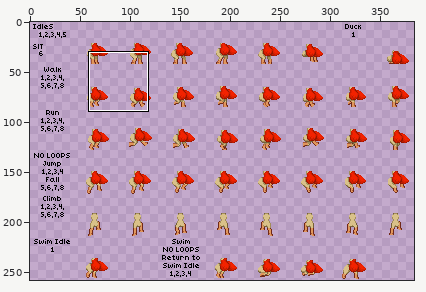
Edited in one commit: sprite sheet (humanoid/hylotl/femalebody.png). The picture above shows the old version from afar; the outline marks the close-up.
Close-up. As it was:
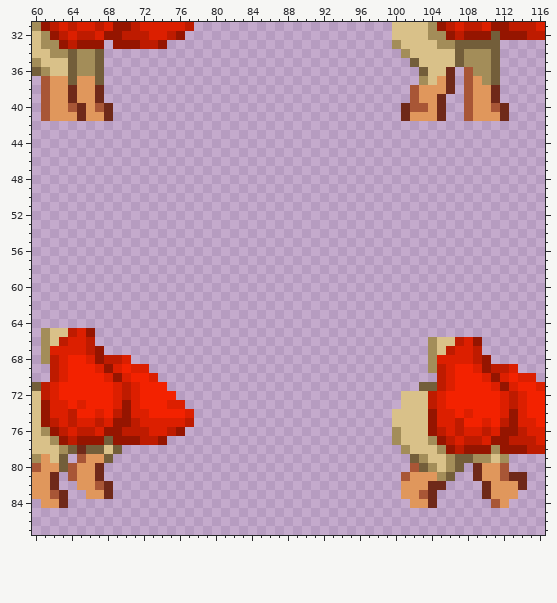
The file is 387x258 pixels. Shown: x 60..116, y 31..87. The wide view leaves out empty margins. The commit also changed other parts of the picture, which this record leaves out.
The result:
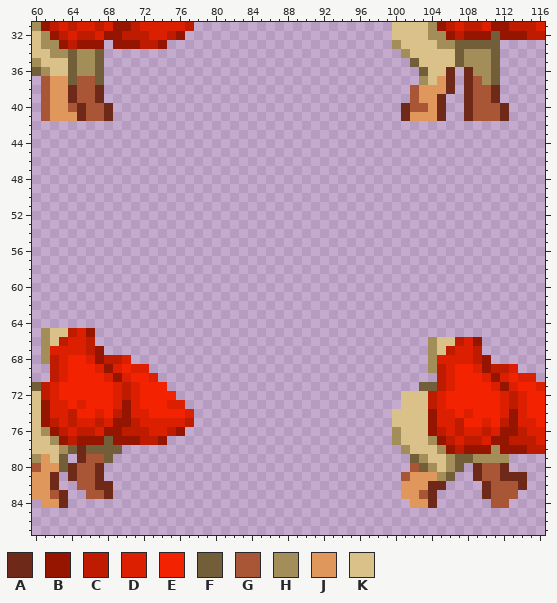
Palette (. is transparent): A #6f2919  B #951500  C #be1b00  D #dc1f00  E #f32200  F #735e3a  G #a85636  H #a38d59  J #e0975c  K #d9c189
The exact change:
{"y":36,"x":108,"old":"G","new":"A"}
{"y":37,"x":65,"old":"JJ","new":"GG"}
{"y":37,"x":108,"old":"GJ","new":"AG"}
{"y":38,"x":65,"old":"JJ","new":"GG"}
{"y":38,"x":108,"old":"GJJ","new":"AGG"}
{"y":39,"x":65,"old":"JJ","new":"GG"}
{"y":39,"x":108,"old":"GJJ","new":"AGG"}
{"y":40,"x":66,"old":"J","new":"G"}
{"y":40,"x":108,"old":"GJJ","new":"AGG"}
{"y":41,"x":66,"old":"JJ","new":"GG"}
{"y":41,"x":108,"old":"GJJJ","new":"AGGG"}
{"y":78,"x":68,"old":"K","new":"F"}
{"y":79,"x":65,"old":"GJJ","new":"AGG"}
{"y":79,"x":111,"old":"K","new":"H"}
{"y":80,"x":64,"old":"GJJ","new":"AGG"}
{"y":80,"x":110,"old":"JJG","new":"GGA"}
{"y":81,"x":64,"old":"GJJ","new":"AGG"}
{"y":81,"x":110,"old":"JJG","new":"GGA"}
{"y":82,"x":65,"old":"JJG","new":"GGA"}
{"y":82,"x":111,"old":"JJJ","new":"GGG"}
{"y":83,"x":66,"old":"JJ","new":"GG"}
{"y":83,"x":111,"old":"JJJ","new":"GGG"}
{"y":84,"x":112,"old":"J","new":"G"}
